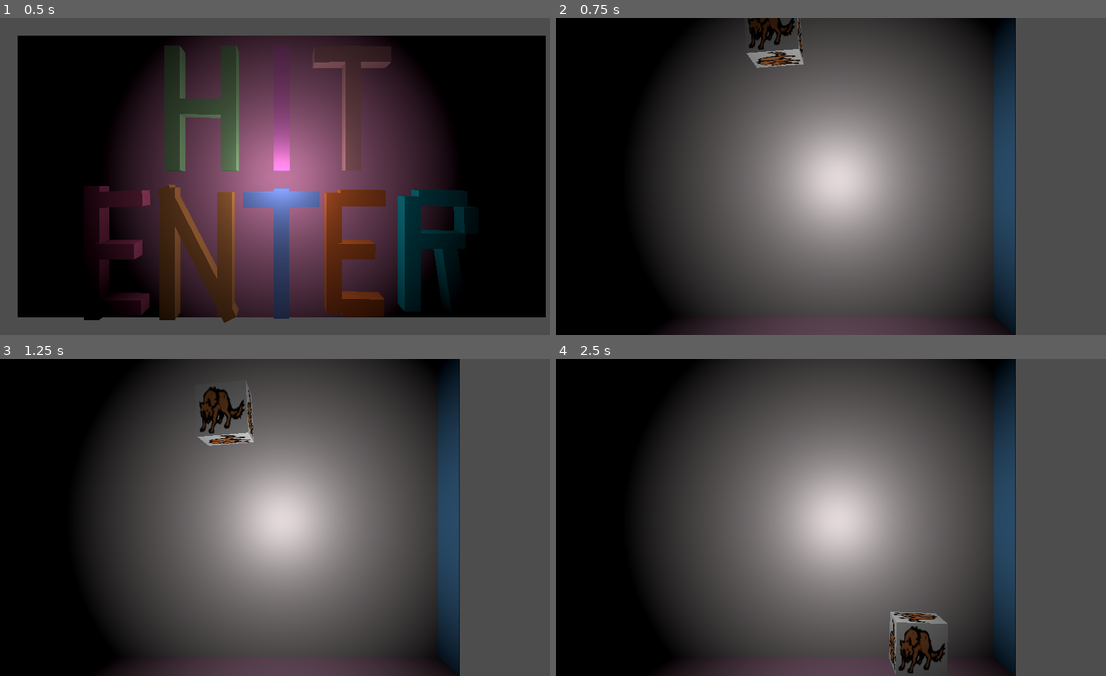
Above: before the commit, frames 1-4 (two rows, left to right).
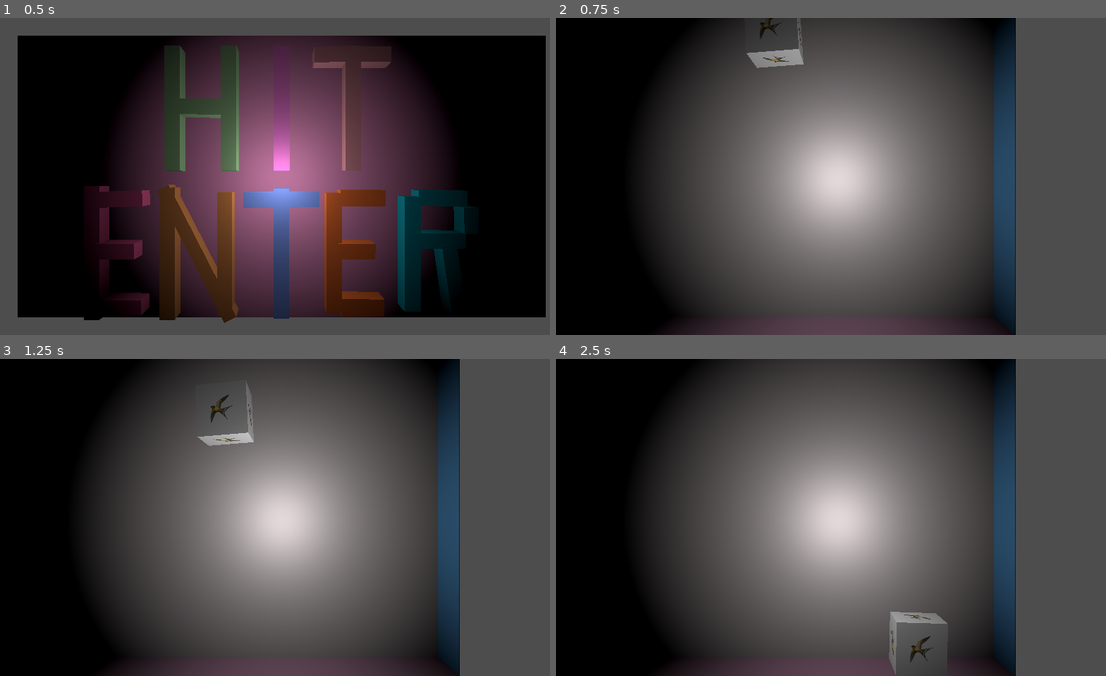
Above: after the commit, the same moments.

Repository: loose-bit-labs/scaletris
Game: Godot game, scene res://welcome.tscn
The game is run twice, just before and just after one commit, with the same random seed, the same clock (stepped at 60 frames per second) and the same inputs. Sound files missing from this copy of the repository are replaced by a short silence.
Inputs (mouse positions are in pixels of both pictures, inside the frame that each line leads up to):
- Up to frame 1 (0.5 s): no input
- Up to frame 2 (0.75 s): tap Enter (ui_accept) at 0.5 s; move the mouse to (963, 160) at 0.52 s; hold D (right) from 0.53 s (still down); click (963, 160) at 0.67 s
- Up to frame 3 (1.25 s): keep holding D (right); tap Enter (ui_accept) at 0.77 s
- Up to frame 4 (2.5 s): release D (right) at 1.25 s; drag from (726, 533) to (809, 580) at 1.27 s; move the mouse to (891, 447) at 2.02 s; hold D (right) from 2.03 s (still down)

Frame 1 is identical in both runs. In frame 2, 0.7% of the frame differs, in the area x 35-45%, y 0-16%; in frame 3, 0.9%; in frame 4, 0.9%, in the area x 60-71%, y 79-100%.

Commit message:
redo tiles into friends and enemies

Diff:
--- a/godot/block.gd
+++ b/godot/block.gd
@@ -7,7 +7,7 @@
 var main = null
 
 var size = 1
-var index = -1
+var entity = {}
 
 # TODO: needs tuning!
 # sleeping or mostly sleeping
@@ -33,12 +33,13 @@
 	if !sleeping:
 		_am_i_getting_sleepy(delta)
 
-func configure(main_, position_:Vector3, spin:Vector3, gravity:float, material:StandardMaterial3D):
+func configure(main_, position_:Vector3, spin:Vector3, gravity:float, entity_):
 	self.main = main_
 	position = position_
 	body.angular_velocity = spin
 	body.gravity_scale = gravity
-	box.set_material(material)
+	entity = entity_
+	box.set_material(entity["material"])
 
 func update_size(size_change:int, max_size:int):
 	set_size(clamp(size + size_change, 0, max_size), max_size)
--- a/godot/main.gd
+++ b/godot/main.gd
@@ -11,7 +11,8 @@
 var started = false
 var block_map = {}
 var save_size = -1
-@onready var tiles = _load_tiles("res://images/mr-tiles")
+
+@onready var fof = preload("res://fof.gd").new()
 @onready var fxAudio = $fxAudio
 
 var should_watch_mouse = false
@@ -73,31 +74,30 @@
 
 func _create_new_box():
 	var block = block_scene.instantiate()
-	var result = _random_material()
-	var material = result[0]
-	var index = result[1]
-	_add_block(block, index)
+	var entity = fof.random_entity()
+	#var result = _random_material()
+	_add_block(block, entity)
 
-	block.configure(self, _random_position(), _random_spin(), gravity, material)
+	block.configure(self, _random_position(), _random_spin(), gravity, entity)
 	return block
 
-func _add_block(block, index):
+func _add_block(block, entity):
+	var entity_name = entity[fof.NAME]
 	add_child(block)
 	current_block = block
 	var size = randi_range(1, size_steps)
 	block.set_size(size, size_steps)
-	block.index = index
-	if index in block_map:
-		if block_map[index].size():
+	if entity_name in block_map:
+		if block_map[entity_name].size():
 			save_size = -1
 		else:
 			save_size = size
-		block_map[index].append(block)
+		block_map[entity_name].append(block)
 	else:
-		block_map[index] = [block]
+		block_map[entity_name] = [block]
 		save_size = size
 
-func on_collision(block,body):
+func on_collision(_block,body):
 	if body.name == "frontwall" || body.name == "backwall":
 		return
 	fxAudio.play_tonk()
@@ -109,28 +109,39 @@
 	_create_new_box()
 
 func _check_match():
-	var blocks = block_map[current_block.index]
+	var entity_name = current_block.entity[fof.NAME]
+	var blocks = block_map[entity_name]
+	var missed = []
+	var matched = []
 	for other in blocks:
 		if other != current_block:
 			#print("CHECK: ", current_block.size, " vs ", other.size)
 			if other.size == current_block.size:
-				_matched(other, current_block)
+				matched.append(other)
+			else:
+				missed.append(other)
+	if matched.size():
+		_matched(current_block, matched, blocks)
+	else:
+		if missed.size():
+			_missed(current_block, missed, blocks)
 
-# TODO: some sound / animation / something amazing
-func _matched(a,b):
+# TODO: play the right tone for win / gain
+# TODO: give out the reward
+func _matched(primary, others, blocks):
+	print("matched ", primary.entity, " and ", others.size(), " others")
 	fxAudio.play_fx(fxAudio.BELL2)
-	remove_child(a)
-	remove_child(b)
-	var blocks = block_map[current_block.index]
-	blocks.erase(a)
-	blocks.erase(b)
+	remove_child(primary)
+	blocks.erase(primary)
+	for other in others:
+		remove_child(other)
+		blocks.erase(other)
 	for block in _get_blocks():
 		block.wakeUp()
 
-func _random_material():
-	var index = randi_range(0, tiles.size() - 1)
-	var material = tiles[index]
-	return [material, index]
+# TODO: handle the consequences
+func _missed(primary, others, _blocks):
+	print("missed ", primary.entity, " and ", others.size(), " others")
 
 func _random_position():
 	return Vector3( 4 *_rand() - 1, 6 ,0*_rand())
@@ -147,30 +158,3 @@
 		if "Block" == kid.name:
 			blocks.append(kid)
 	return blocks
-
-func _image_to_material(image):
-	var TEXTURE_ALBEDO = 0 # idk this is supposed to be a TextureParam enum but I can't seem to get the magic right
-	var new_material = StandardMaterial3D.new()
-	var texture = ImageTexture.create_from_image(image)
-	new_material.set_texture(TEXTURE_ALBEDO, texture)
-	return new_material
-
-# FIXME: long term this won't work, see the debugger crying about it
-func _load_tiles(path):
-	var _tiles = []
-	var dir = DirAccess.open(path)
-	if not dir:
-		return _tiles
-	dir.list_dir_begin()
-	var file = dir.get_next()
-	while file != "":
-		if dir.current_is_dir():
-			print("Found directory: " + file)
-		else:
-			if file.ends_with(".png") or file.ends_with(".jpg"):
-				var rez = path + "/" + file
-				var image = Image.load_from_file(rez)
-				_tiles.append(_image_to_material(image))
-				print("Found image: ", rez)
-		file = dir.get_next()
-	return _tiles
--- a/godot/welcome.tscn
+++ b/godot/welcome.tscn
@@ -169,5 +169,5 @@
 
 [node name="AudioStreamPlayer3D" type="AudioStreamPlayer3D" parent="."]
 stream = ExtResource("2_sutqe")
-volume_db = -5.491
+volume_db = -22.84
 autoplay = true
Binary file changed: godot/images/mr-tiles/archer_r.png
Not shown, changed: godot/images/mr-tiles/archer_r.png.import
Binary file changed: godot/images/mr-tiles/archer_w.png
Not shown, changed: godot/images/mr-tiles/archer_w.png.import
Binary file changed: godot/images/mr-tiles/assassin_m.png
Not shown, changed: godot/images/mr-tiles/assassin_m.png.import
Binary file changed: godot/images/mr-tiles/balrog.png
Not shown, changed: godot/images/mr-tiles/balrog.png.import
Binary file changed: godot/images/mr-tiles/bat.png
Not shown, changed: godot/images/mr-tiles/bat.png.import
Binary file changed: godot/images/mr-tiles/behemoth.png
Not shown, changed: godot/images/mr-tiles/behemoth.png.import
(and 92 more such lines)
